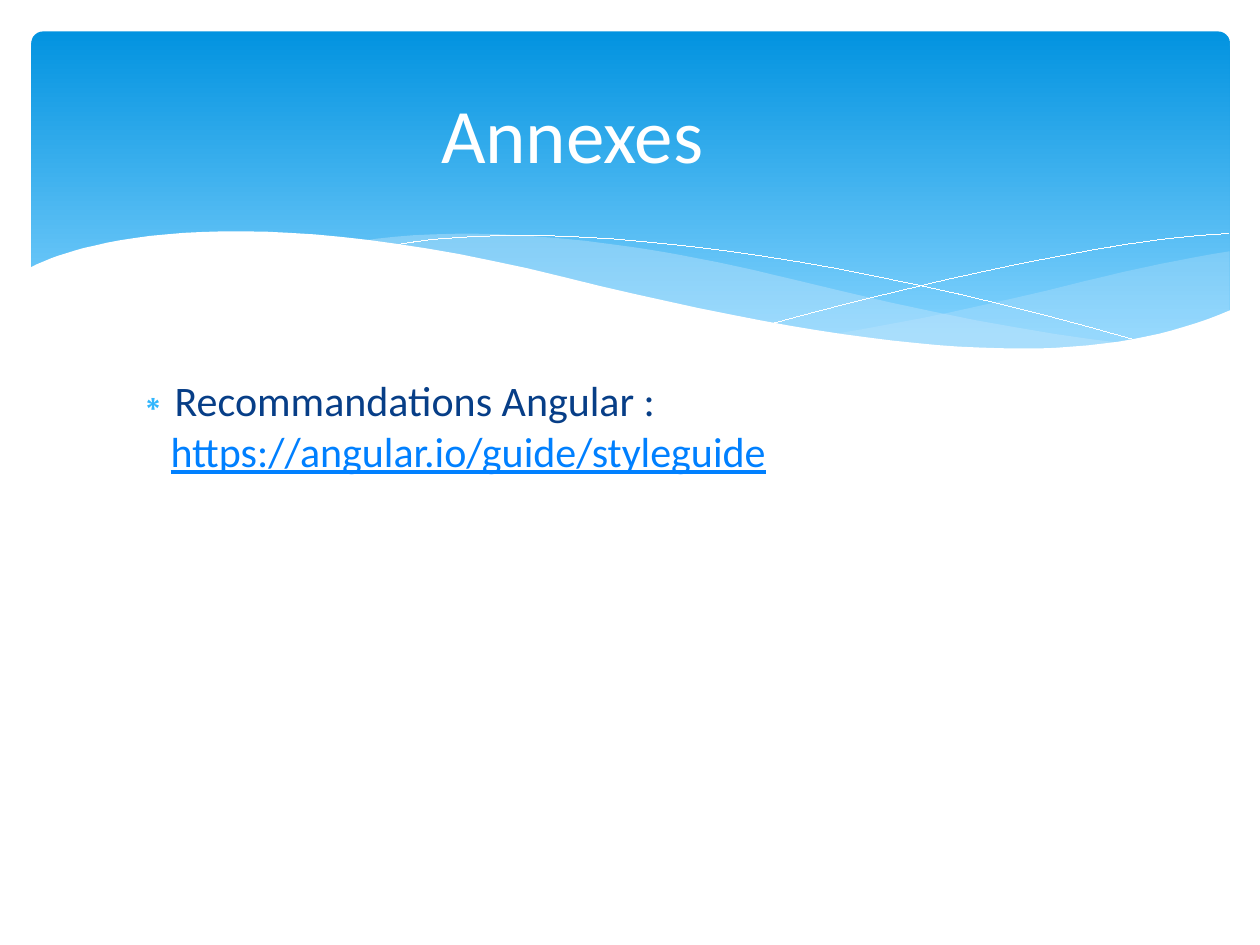
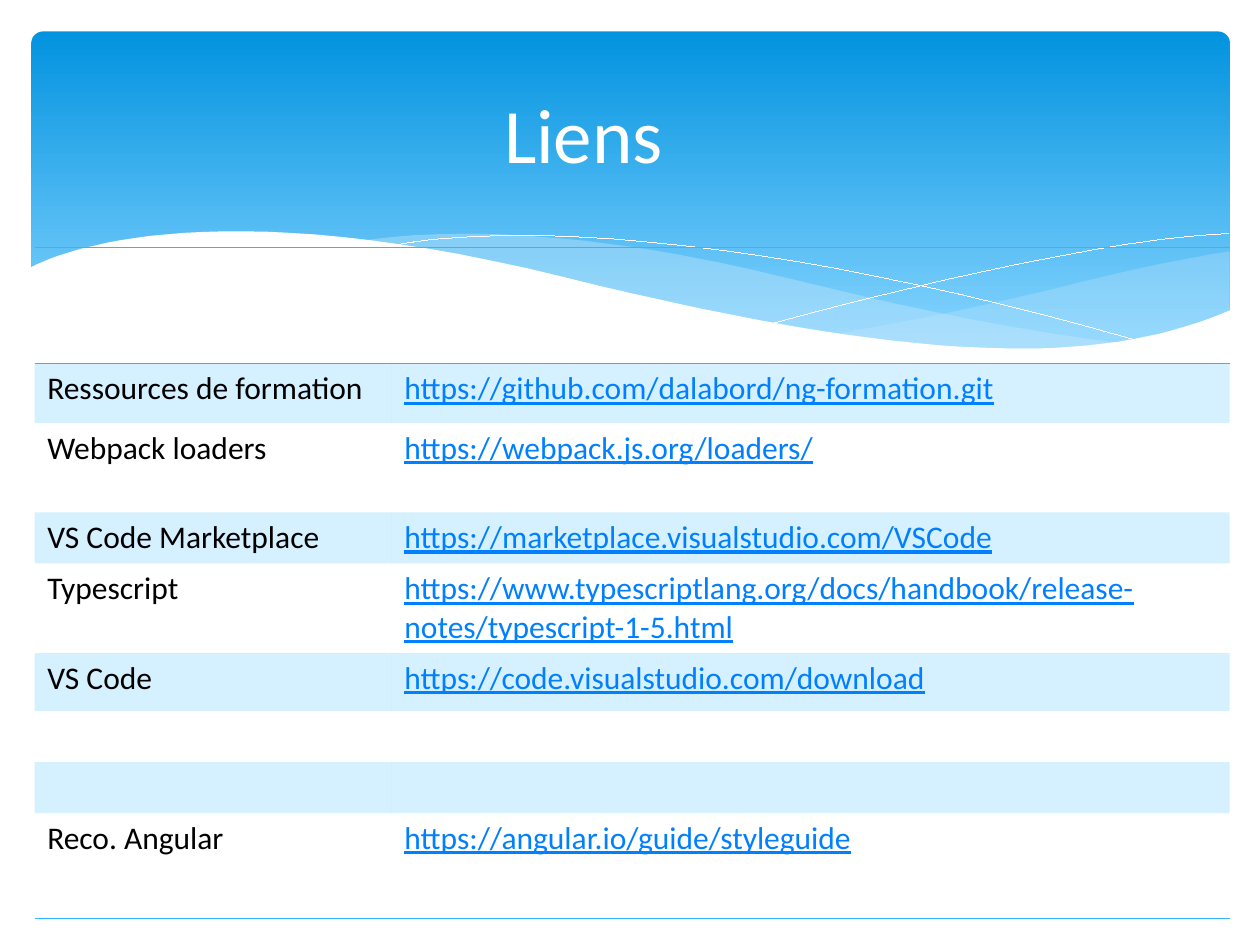
Before and after one commit to dalabord/ng-formation, a slide deck: slide 23 of formation_Angular.pptx. Drawn at 1260x945 pixels with LibreOffice and Linux fonts; fonts in the diff are those of the drawing. Boxes give left, top, right and bottom in pixels: in the first picture for what was removed or moved away, otherwise in the second. Text is boxed around its words. In the diff, an @@ line names an element or a change of style, - is before the commit and + after.

```diff
--- a/formation_Angular.pptx
+++ b/formation_Angular.pptx
@@ title at [504, 110, 663, 164]: text changed @@
-Annexes
+Liens
@@ table added at [35, 247, 1230, 914], 9 rows, 2 columns @@
+ | 
+Ressources de formation | https://github.com/dalabord/ng-formation.git
+Webpack loaders | https://webpack.js.org/loaders/
+VS Code Marketplace | https://marketplace.visualstudio.com/VSCode
+Typescript | https://www.typescriptlang.org/docs/handbook/release-notes/typescript-1-5.html
+VS Code | https://code.visualstudio.com/download
+ | 
+ | 
+Reco. Angular | https://angular.io/guide/styleguide
@@ text removed at [171, 386, 766, 475] @@
-∗ Recommandations Angular : https://angular.io/guide/styleguide
```
Also in this commit, not shown: 8 other slides changed, 16 other files.
